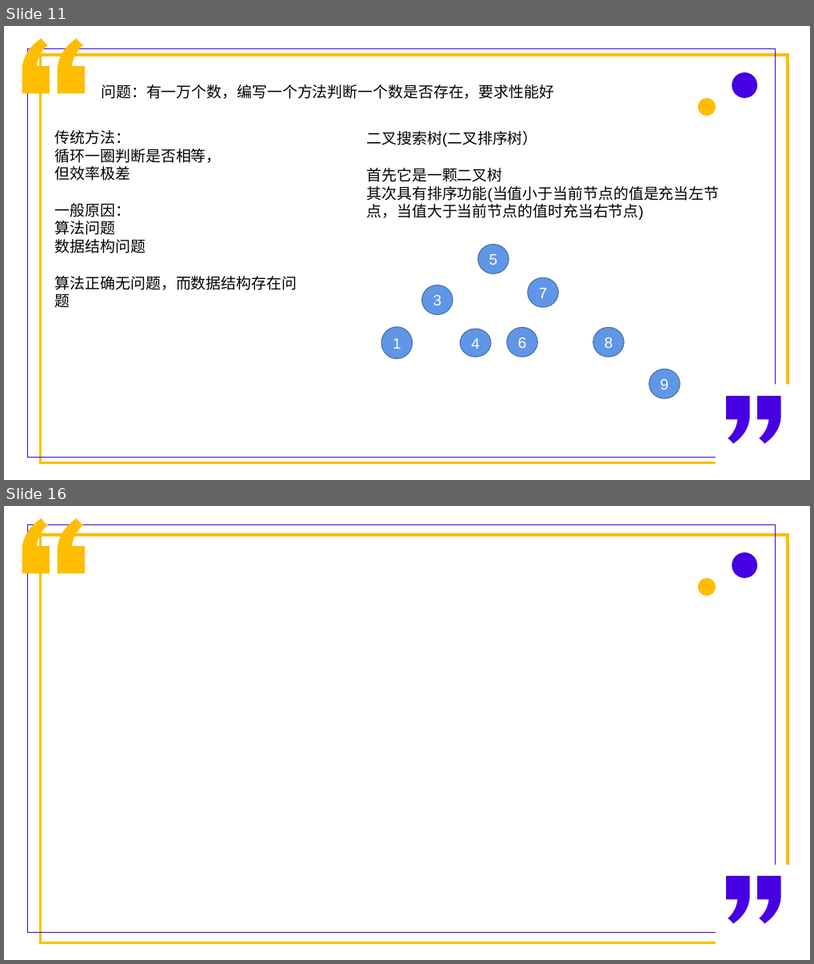
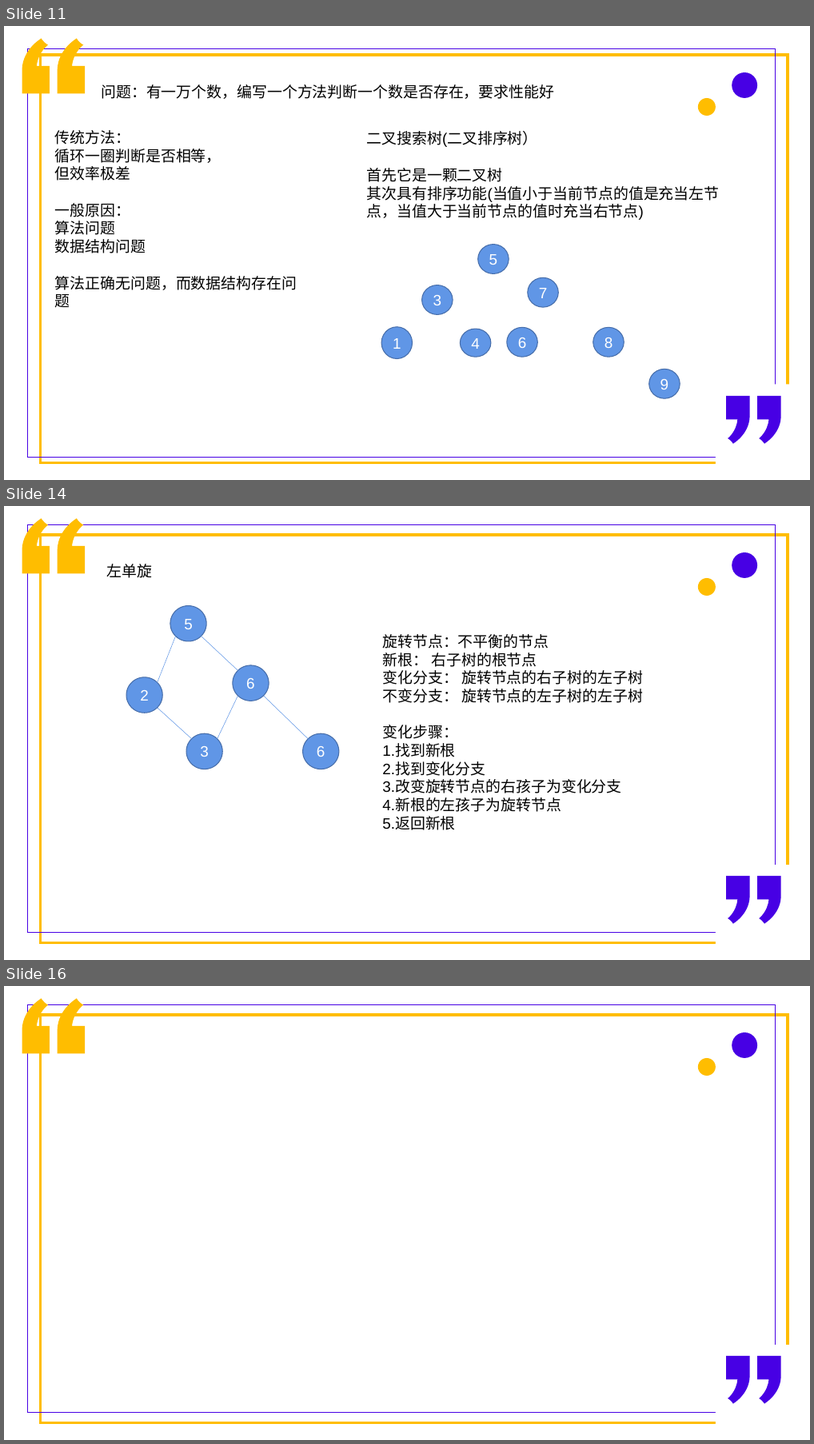
Before and after one commit to PhilRandWu/Algorithm_web, a slide deck: 算法练习思路整理.pptx. Shown one above the other, each under a label of ours: slides 11 and 16 before the commit, slides 11, 14 and 16 after it; the slides between them are not shown. The pictures are 814x964 and 814x1444 pixels, drawn with LibreOffice and Linux fonts; fonts in the diff are those of the drawing. Boxes give left, top, right and bottom in pixels: in the first picture for what was removed or moved away, otherwise in the second. Text is boxed around its words. In the diff, an @@ line names an element or a change of style, - is before the commit and + after.

Commit message:
判断平衡二叉树及ppt演示左右单旋

```diff
--- a/算法练习思路整理.pptx
+++ b/算法练习思路整理.pptx
@@ slide 14 added at bbox=[4, 506, 810, 960], background #FFFFFF @@
@@ freeform shape added at bbox=[22, 519, 50, 573], fill #FFBD00, outline #FFBD00 1 pt @@
@@ rectangle added at bbox=[27, 524, 776, 932], outline #4700E4 1 pt, 16 pt, text #FFFFFF @@
+A
@@ freeform shape added at bbox=[58, 519, 85, 573], fill #FFBD00, outline #FFBD00 1 pt @@
@@ rectangle added at bbox=[40, 535, 789, 943], outline #FFBD00 3.25 pt @@
@@ ellipse added at bbox=[732, 552, 758, 578], fill #4700E4 @@
@@ text added at bbox=[107, 564, 153, 578], 18 pt, text #000000 @@
+左单旋
@@ ellipse added at bbox=[698, 578, 716, 596], fill #FFBD00 @@
@@ ellipse added at bbox=[170, 606, 206, 641], fill #6096E6, outline #476FAA 1 pt, 18 pt, text #FFFFFF @@
+5
@@ line added from (158, 683) to (176, 636), #6096E6 0.5 pt @@
@@ line added from (202, 636) to (238, 671), #6096E6 0.5 pt @@
@@ text added at bbox=[382, 634, 643, 830], 18 pt, text #000000 @@
+旋转节点：不平衡的节点
+新根： 右子树的根节点
+变化分支： 旋转节点的右子树的左子树
+不变分支： 旋转节点的左子树的左子树
+变化步骤：
+1.找到新根
+2.找到变化分支
+3.改变旋转节点的右孩子为变化分支
+4.新根的左孩子为旋转节点
+5.返回新根
@@ ellipse added at bbox=[233, 665, 269, 700], fill #6096E6, outline #476FAA 1 pt, 18 pt, text #FFFFFF @@
+6
@@ ellipse added at bbox=[126, 677, 162, 713], fill #6096E6, outline #476FAA 1 pt, 18 pt, text #FFFFFF @@
+2
@@ line added from (238, 696) to (218, 739), #6096E6 0.5 pt @@
@@ line added from (263, 696) to (308, 739), #6096E6 0.5 pt @@
@@ line added from (158, 708) to (191, 739), #6096E6 0.5 pt @@
@@ ellipse added at bbox=[186, 733, 223, 769], fill #6096E6, outline #476FAA 1 pt, 18 pt, text #FFFFFF @@
+3
@@ ellipse added at bbox=[303, 733, 339, 769], fill #6096E6, outline #476FAA 1 pt, 18 pt, text #FFFFFF @@
+6
@@ rectangle added at bbox=[716, 864, 797, 952], fill #FFFFFF @@
@@ freeform shape added at bbox=[727, 876, 750, 924], fill #4700E4 @@
@@ freeform shape added at bbox=[758, 876, 782, 924], fill #4700E4 @@
```
Also in this commit, not shown: 3 other slides added, 4 slides removed, 4 other files.
